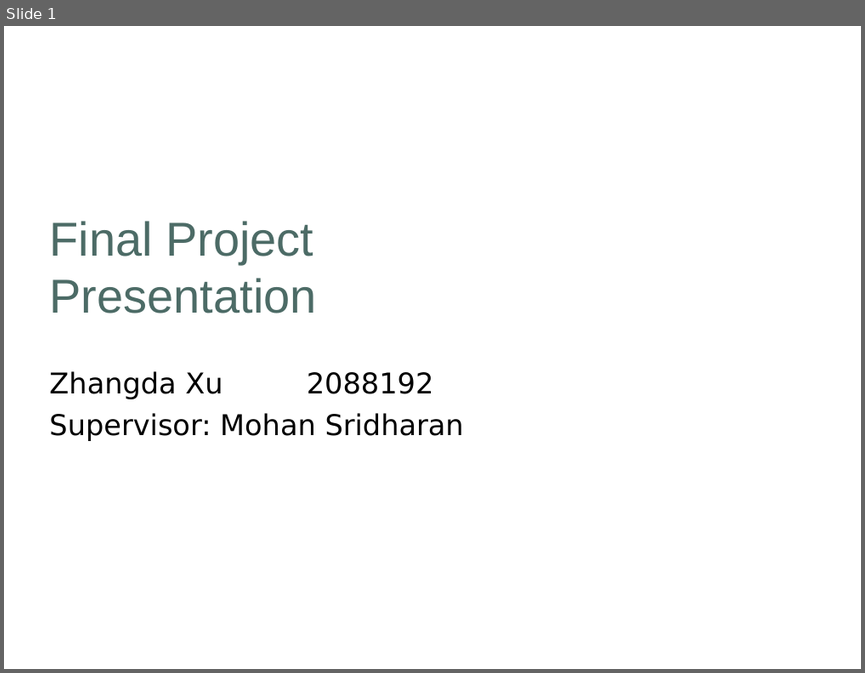
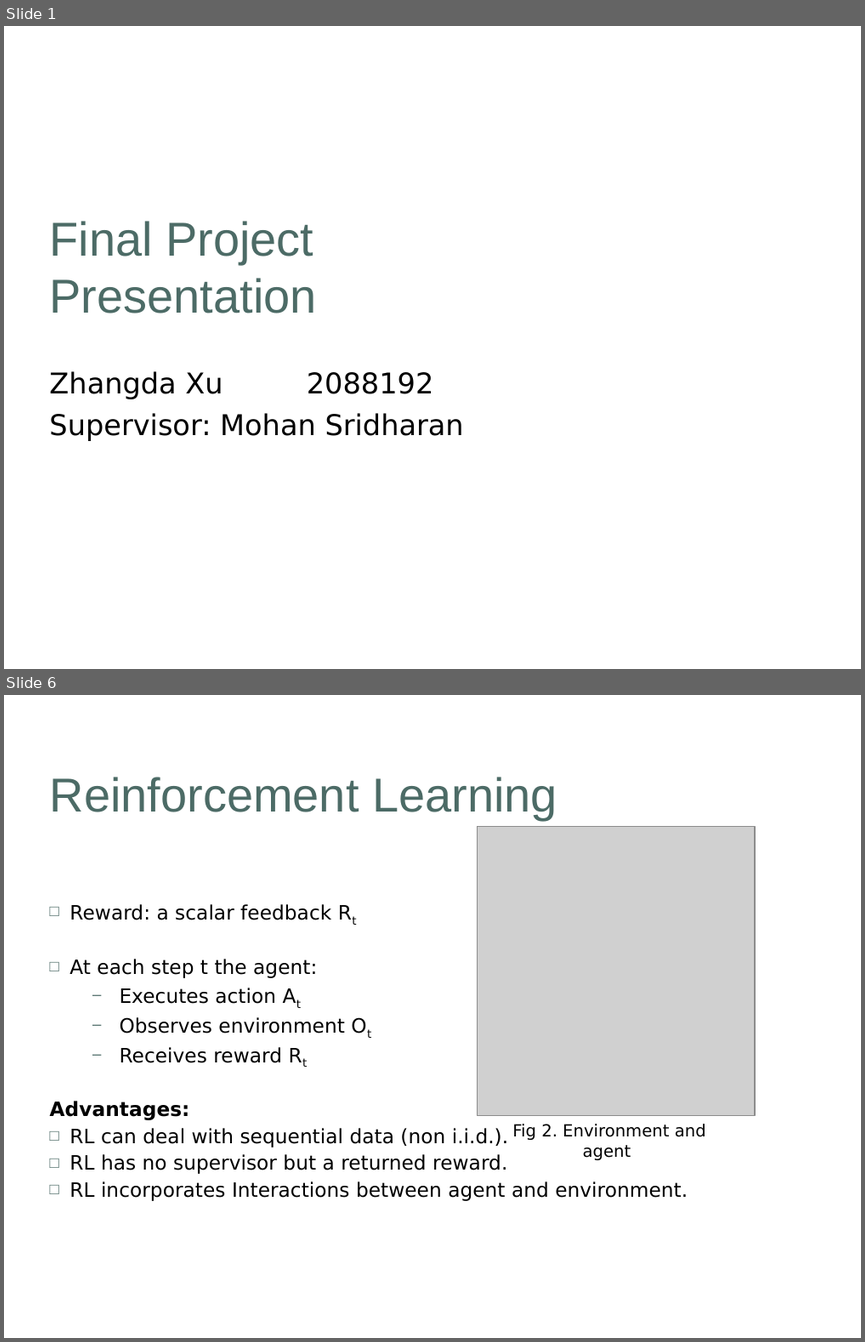
Before and after one commit to khulaifi95/ACS, a slide deck: Project/Presentation/Draft_Presentation.ppt. Shown one above the other, each under a label of ours: slide 1 before the commit, slides 1 and 6 after it; the slides between them are not shown. The pictures are 865x673 and 865x1342 pixels, drawn with LibreOffice and Linux fonts; fonts in the diff are those of the drawing; grey boxes stand for pictures; background and template pictures are left out. Boxes give left, top, right and bottom in pixels: in the first picture for what was removed or moved away, otherwise in the second. Text is boxed around its words. In the diff, an @@ line names an element or a change of style, - is before the commit and + after.

```diff
--- a/Project/Presentation/Draft_Presentation.ppt
+++ b/Project/Presentation/Draft_Presentation.ppt
@@ slide 6 added at (4, 695, 861, 1338), background picture (left out) @@
@@ title added at (50, 777, 557, 820), 40 pt, text #4C6B66 @@
+Reinforcement Learning
@@ picture added at (477, 826, 755, 1116) @@
@@ text added at (50, 904, 687, 1201), 16.6 pt, text #000000 @@
+□ Reward: a scalar feedback Rt
+□ At each step t the agent:
+  – Executes action At
+  – Observes environment Ot
+  – Receives reward Rt
+Advantages:
+□ RL can deal with sequential data (non i.i.d.).
+□ RL has no supervisor but a returned reward.
+□ RL incorporates Interactions between agent and environment.
@@ text added at (512, 1123, 706, 1160), 14 pt, text #000000 @@
+Fig 2. Environment and agent
```
Also in this commit, not shown: 5 slides changed, 23 other slides added, 15 slides removed, 6 other files.
